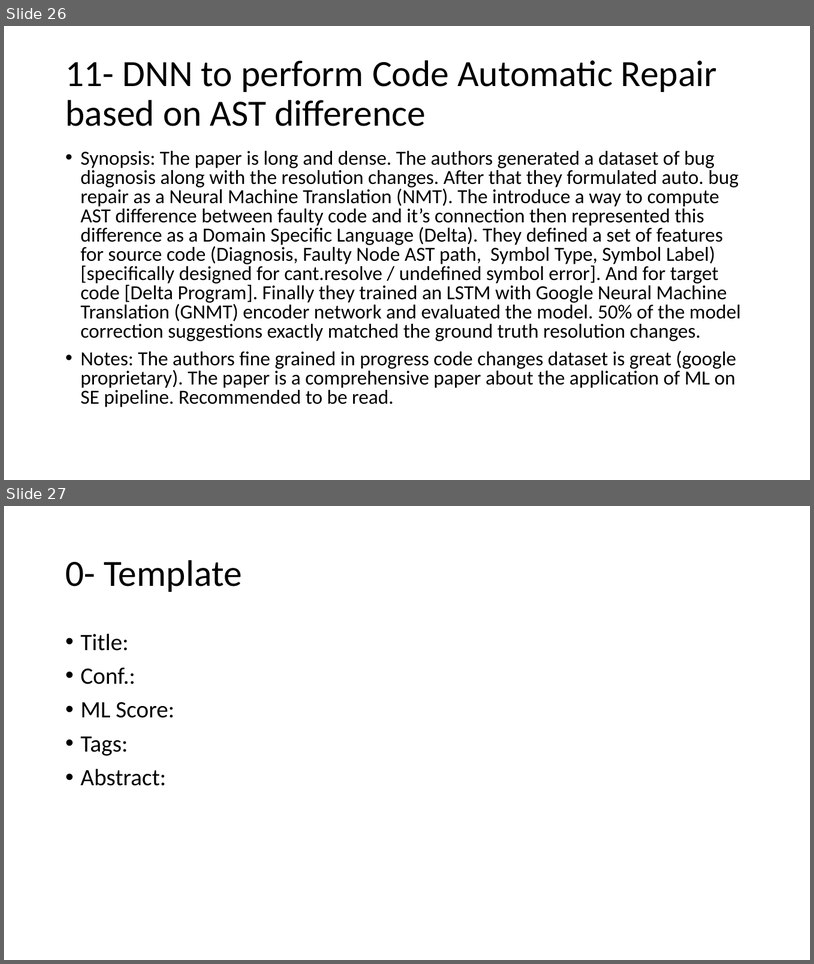
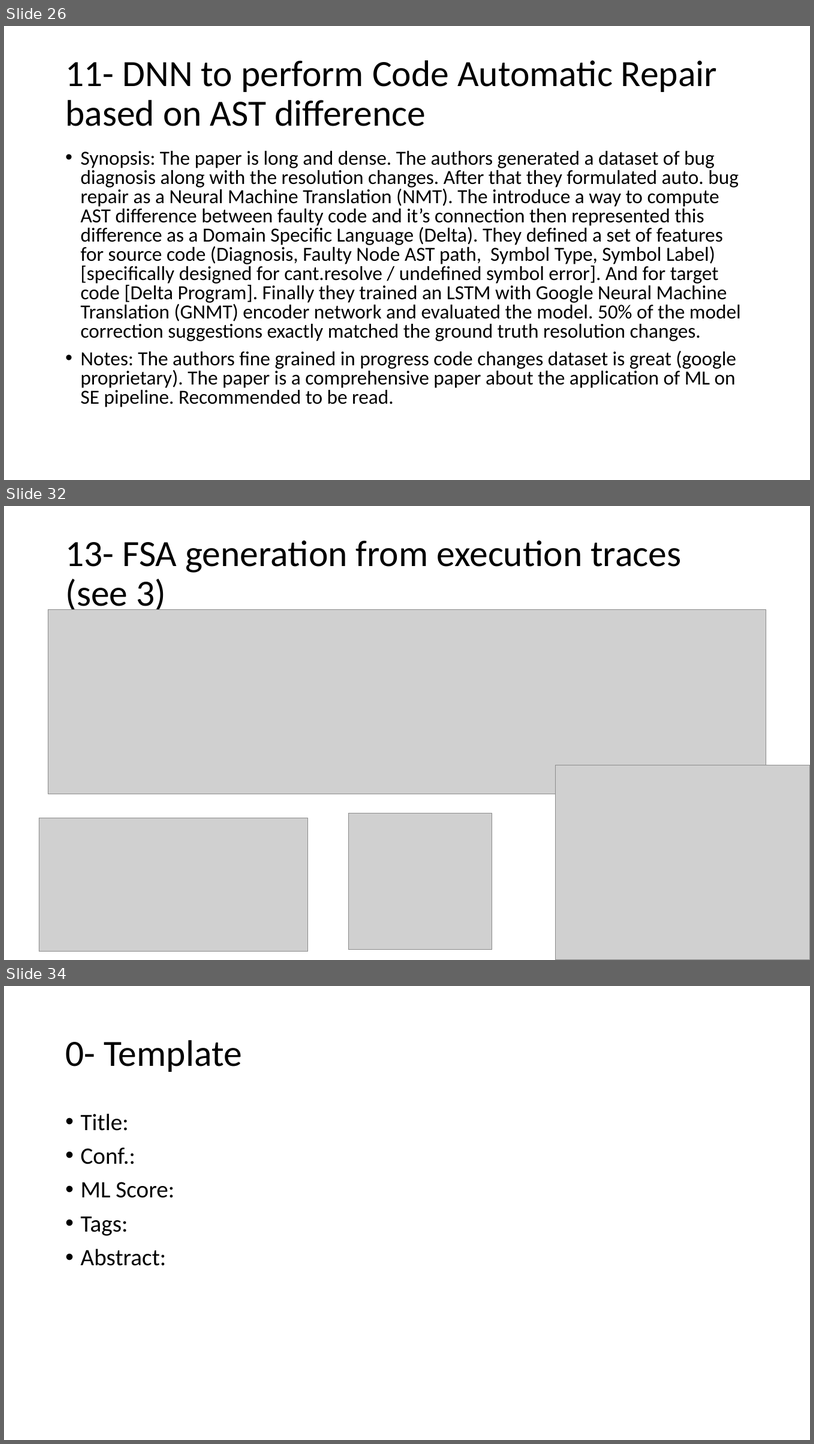
Before and after one commit to AhmadM-DL/SEML, a slide deck: SEML.pptx. Shown one above the other, each under a label of ours: slides 26 and 27 before the commit, slides 26, 32 and 34 after it; the slides between them are not shown. The pictures are 814x964 and 814x1444 pixels, drawn with LibreOffice and Linux fonts; fonts in the diff are those of the drawing; grey boxes stand for pictures. Boxes give left, top, right and bottom in pixels: in the first picture for what was removed or moved away, otherwise in the second. Text is boxed around its words. In the diff, an @@ line names an element or a change of style, - is before the commit and + after.

```diff
--- a/SEML.pptx
+++ b/SEML.pptx
@@ slide 32 added at [4, 506, 810, 960], background #FFFFFF @@
@@ title added at [65, 540, 681, 615], 44 pt, text #000000 @@
+13- FSA generation from execution traces (see 3)
@@ picture added at [48, 609, 766, 794] @@
@@ picture added at [556, 765, 810, 960] @@
@@ picture added at [39, 817, 308, 951] @@
@@ picture added at [349, 813, 493, 950] @@
@@ what was slide 27 is now slide 34 @@
```
Also in this commit, not shown: 6 other slides added, 1 other file.
